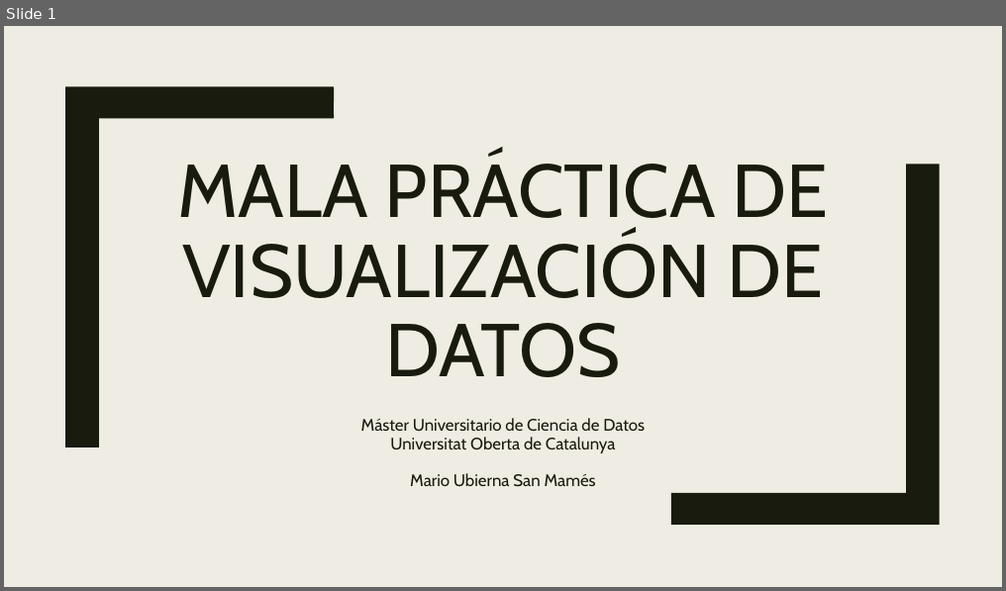
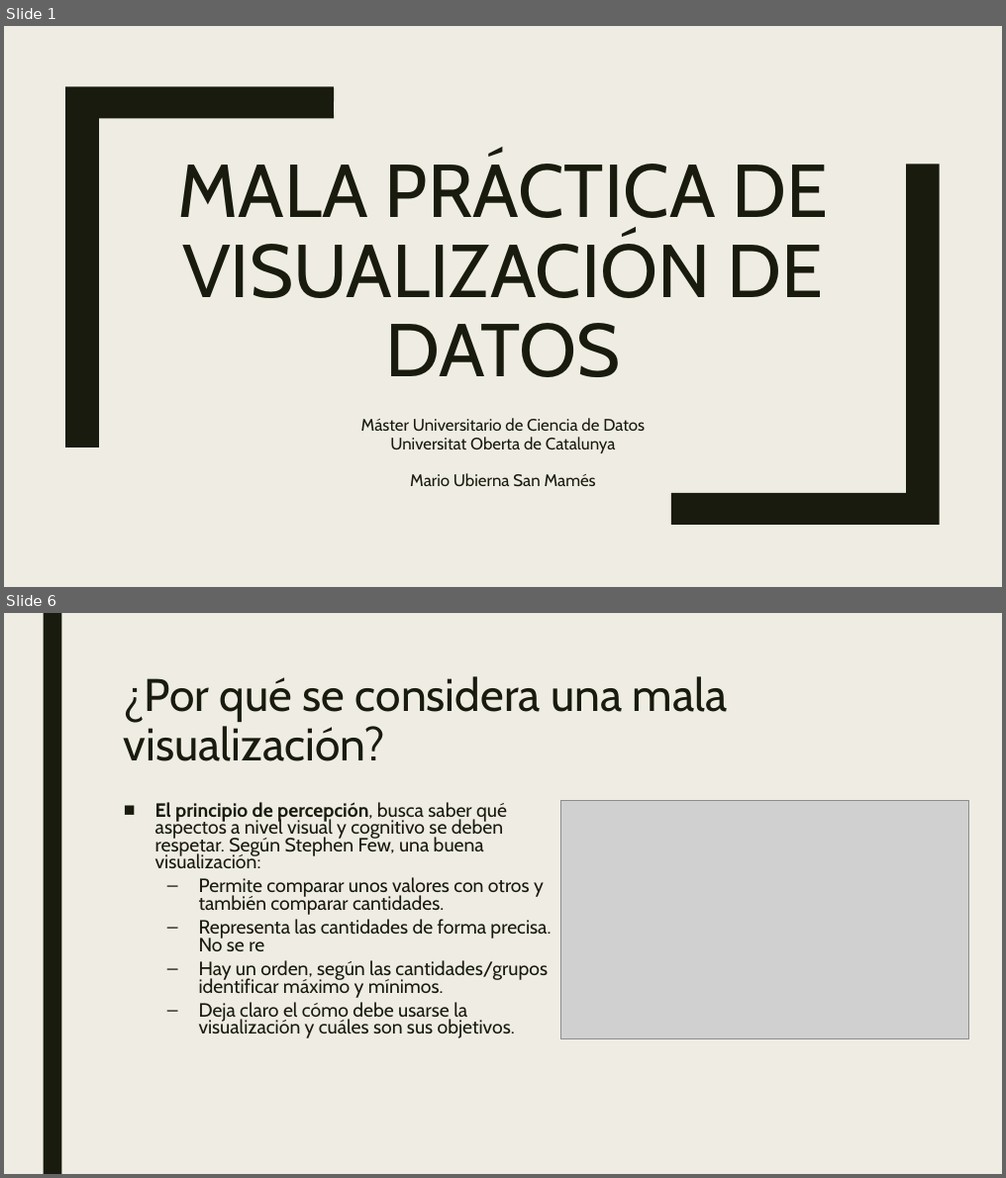
Before and after one commit to mariousm/Data-Science-Master, a slide deck: 2021-22/PrimerSemestre/Visualizacion/MalaPractica.pptx. Shown one above the other, each under a label of ours: slide 1 before the commit, slides 1 and 6 after it; the slides between them are not shown. The pictures are 1006x591 and 1006x1178 pixels, drawn with LibreOffice and Linux fonts; fonts in the diff are those of the drawing; grey boxes stand for pictures. Boxes give left, top, right and bottom in pixels: in the first picture for what was removed or moved away, otherwise in the second. Text is boxed around its words. In the diff, an @@ line names an element or a change of style, - is before the commit and + after.

Commit message:
VISUALIZACION: PEC1 finalizada

```diff
--- a/2021-22/PrimerSemestre/Visualizacion/MalaPractica.pptx
+++ b/2021-22/PrimerSemestre/Visualizacion/MalaPractica.pptx
@@ slide 6 added at (4,613,1002,1174), background #EFEDE3 @@
@@ rectangle added at (43,613,61,1174), fill #191B0E @@
@@ title added at (124,676,728,761), 44 pt, text #191B0E @@
+¿Por qué se considera una mala visualización?
@@ text added at (155,802,550,1039), 18.5 pt, text #191B0E @@
+■ El principio de percepción, busca saber qué aspectos a nivel visual y cognitivo se deben respetar. Según Stephen Few, una buena visualización:
+  – Permite comparar unos valores con otros y también comparar cantidades.
+  – Representa las cantidades de forma precisa. No se re
+  – Hay un orden, según las cantidades/grupos identificar máximo y mínimos.
+  – Deja claro el cómo debe usarse la visualización y cuáles son sus objetivos.
@@ picture added at (560,800,969,1040) @@
```
Also in this commit, not shown: 9 other slides added, 1 other file.
